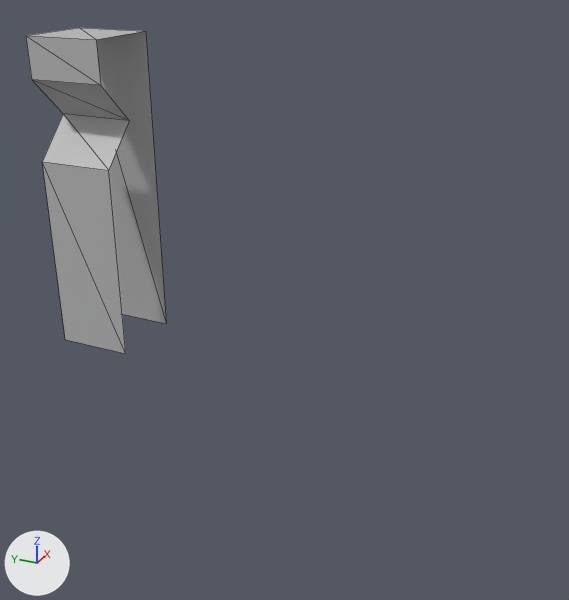
Renders of the FBX model SpacePiratesProject/Assets/Art/Jordan/ModularAssets/SM_Wall1x1.fbx from each side of a commit.
Before and after are seen from a 50 mm camera at (-4.22, -1.11, 3.21) aimed at (0.27, 0.91, 0.97). The axes (+X, +Y, +Z) are drawn at lower left. The lights are the same throughout. Mesh edges are drawn as thin lines. Where no turn or scale is listed for an object, it has been applied to the vertices.

Objects in the first picture: 'SM_Wall1x1'.
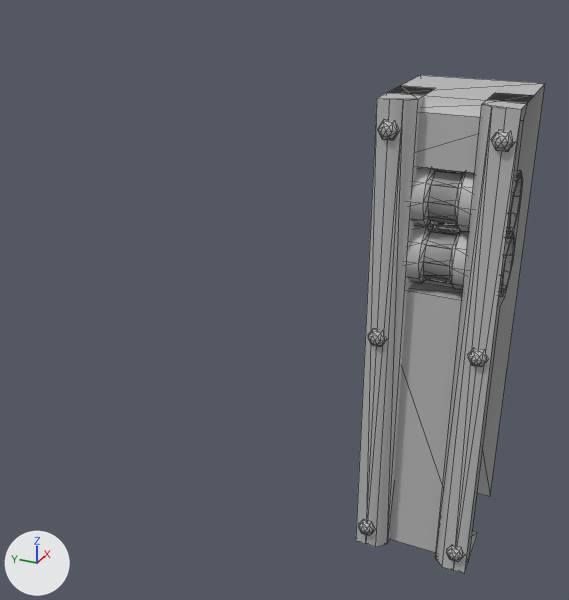
Commit message: Added Wall 1x1 model - Jordan

The change, as a diff of the scene's bpy script:
```diff
--- a/SpacePiratesProject/Assets/Art/Jordan/ModularAssets/SM_Wall1x1.fbx.py
+++ b/SpacePiratesProject/Assets/Art/Jordan/ModularAssets/SM_Wall1x1.fbx.py
@@ mat_lambert20 @@
+mat_lambert20 = principled_material('lambert20')
+mat_lambert20.base_color = (0.5, 0.5, 0.5)  # grey #bcbcbc
@@ me_mesh @@
 # used by ob_sm_wall1x1; location = (1.28, 3.2, 0.0)
-me_mesh.from_pydata(...)  # 14 vertices, 12 faces; spans x -0.64..0.0, y -0.64..0.0, z 0.0..2.56
+me_mesh.from_pydata(...)  # 320 vertices, 472 faces; spans x -0.77..0.0, y -0.64..0.0, z 0.0..2.56
+# me_mesh part 1: 4 vertices removed from x -0.64..-0.32, y -0.64..0.0, z 1.92..2.56; 310 vertices added at x -0.77..-0.37, y -0.64..0.0, z 0.0..2.56
+# me_mesh part 2: the surface is now shaded smooth
 me_mesh.materials.append(mat_lambert1)
+me_mesh.materials.append(mat_lambert20)  # grey #bcbcbc
@@ ob_sm_wall1x1 @@
 ob_sm_wall1x1 = bpy.data.objects.new('SM_Wall1x1', me_mesh)
-ob_sm_wall1x1.location = (1.28, 3.2, 0.0)
+ob_sm_wall1x1.location = (0.0, 0.0, 0.0)
```

Location of each change, [x1, y1, x2, y2] in pixels of the pictures (569 x 600 px):
'SM_Wall1x1', reshaped, moved (35% wider, 53% taller): before [26, 28, 166, 354]; after [356, 75, 545, 573]
part 1 of me_mesh, built on: before [26, 28, 143, 170]; after [356, 75, 545, 573]
